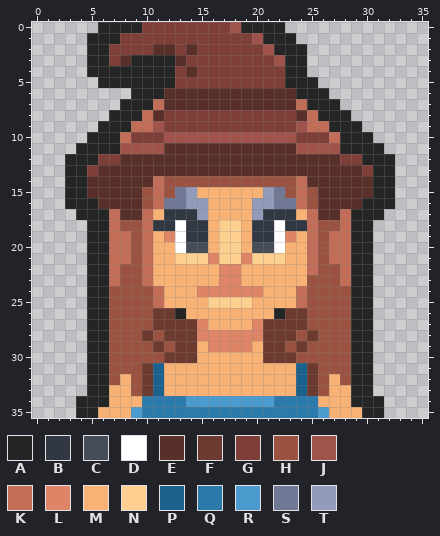
Edited in one commit: pixel-art sprite (house_yaga_space/resource/avatar/avatar_5.png). The picture above is the old version.
The file is 36x36 pixels.
Palette (. is transparent): A #242626  B #313843  C #454d57  D #ffffff  E #582f29  F #6d3a2f  G #7d3f38  H #9a5341  J #a0534a  K #c16d58  L #df8567  M #f8b275  N #fdd08f  P #1b618e  Q #2c79ab  R #4b9bce  S #717896  T #939bba
Pixels before, first column x 3:
 0 ...AAAAGGGGGGGGJAAAA..........
 1 ..AAAGGGGGGGGGGGGJAAA.........
 2 ..AAGGGGEEGEGGGGGGJAAA........
 3 ..AAGEAAAAEGGGGGGGGJAA........
 4 ..AAAAAAAAGEGGGGGGGGAA........
 5 ...AAAAAAAGGGGGGGGGGAAA.......
 6 ......AAAEEEEEEEEEEEEAAA......
 7 .....AAAKEEEEEEEEEEEEKAAA.....
 8 ....AAAKEGGGGGGGGGGGGEKAAA....
 9 ...AAAKKJGGGGGGGGGGGGJKKAAA...
10 ..AAAKGGGJJJJJJJJJJJJGGGKAAA..
11 .AAAAJJJJEEEEEEEEEEEEJJJJAAAA.
12 AAAGGEEEEEEEEEEEEEEEEEEEEGGAAA
13 AAGEEEEEEEEEEEEEEEEEEEEEEEEGAA
14 AAEEEEEEKHHHHHHHHHHHHKEEEEEEAA
15 AAEEEEEHKHSTMMMMMMTSHKHEEEEEAA
16 AAAEEEEHKSSTTMMMMTTSSKHEEEEAAA
17 .AAAKEEKMBBBTMMMMTBBBMKEEKAAA.
18 ..AAKHHKBBDBBMNNMBBDBBKHHKAA..
19 ..AAKKHKMLDBBMNNMBBDLMKHKKAA..
20 ..AAKKHKMMDCCMNNMCCDMMKHKKAA..
21 ..AAKKHKMMNNNLNNLNNNMMKHKKAA..
22 ..AAKHHKMMMMMMLLMMMMMMKHHKAA..
23 ..AAKHHKMMMMMMLLMMMMMMHHHKAA..
24 ..AAHHHHKMMMLLLLLLMMMKHHHHAA..
25 ..AAHHHHKMMMMNNNNMMMMKHHHHAA..
26 ..AAHHHHFFAMMMMMMMMAFFHHHHAA..
27 ..AAHHHHFFFFLMMMMLFFFFHHHHAA..
28 ..AAHHHFHFFFLLLLLLFFFHFHHHAA..
29 ..AAHHHHFHFFMLLLLMFFHFHHHHAA..
30 ..AAHHHHHFFFMMMMMMFFFHHHHHAA..
31 ..AAHHHFPMMMMMMMMMMMMPFHHHAA..
32 ..AAHMHFPMMMMMMMMMMMMPFHMHAA..
33 ..AAMMHFPMMMMMMMMMMMMPFHMMAA..
34 .AAAMMMQQQQRRRRRRRRQQQQMMMAAA.
35 .AAMMMRQQQQQQQQQQQQQQQQRMMMAA.
New version:
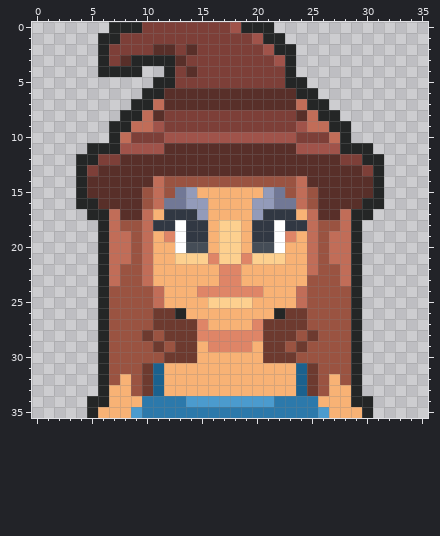
The edit:
Changed rows in their new state; - is an unchanged pixel.
first column x 3:
 0 ---.---------------.----------
 1 --.-----------------.---------
 2 --.------------------.--------
 3 --.------------------.--------
 4 --.----..------------.--------
 5 ---.....--------------.-------
 6 ------.----------------.------
 7 -----.------------------.-----
 8 ----.--------------------.----
 9 ---.----------------------.---
10 --..----------------------..--
11 -.--------------------------.-
12 .----------------------------.
13 .----------------------------.
14 .----------------------------.
15 .----------------------------.
16 .----------------------------.
17 -.--------------------------.-
18 --.------------------------.--
19 --.------------------------.--
20 --.------------------------.--
21 --.------------------------.--
22 --.------------------------.--
23 --.------------------------.--
24 --.------------------------.--
25 --.------------------------.--
26 --.------------------------.--
27 --.------------------------.--
28 --.------------------------.--
29 --.------------------------.--
30 --.------------------------.--
31 --.------------------------.--
32 --.------------------------.--
33 --.------------------------.--
34 -.--------------------------.-
35 -.--------------------------.-
Pixel boxes of the changes (left, top, right, bottom) in both pictures:
erased: (65, 22, 164, 418)
erased: (274, 22, 395, 418)
